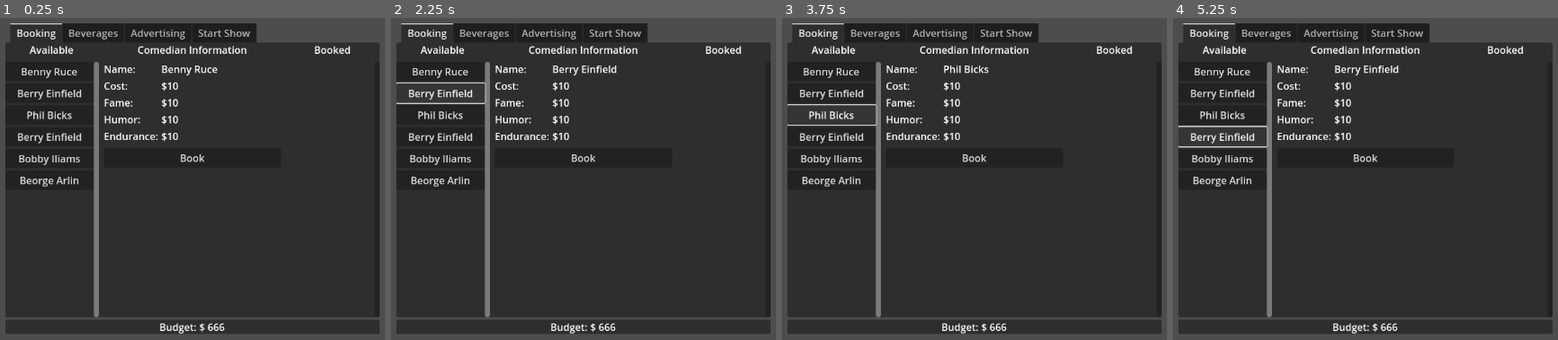
Above: before the commit, frames 1-4 (left to right).
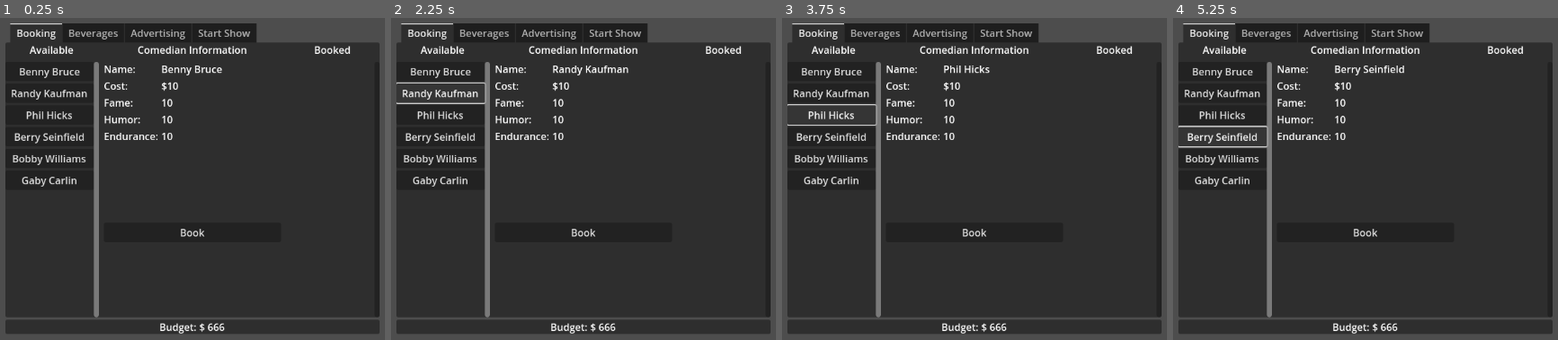
Above: after the commit, the same moments.

Repository: ChrisWhatever1980/ggj24-funny-business
Game: Godot game, scene res://tests/ui_test.tscn
The game is run twice, just before and just after one commit, with the same random seed, the same clock (stepped at 60 frames per second) and the same inputs. This scene is started directly instead of the project's main scene.
Inputs (mouse positions are in pixels of both pictures, inside the frame that each line leads up to):
- Up to frame 1 (0.25 s): no input
- Up to frame 2 (2.25 s): click (441, 72) at 0.5 s, where only the run before the commit has a clickable "Benny Ruce"; click (441, 72) at 1.25 s, where only the run after the commit has a clickable "Benny Bruce"; click (441, 92) at 2 s, where only the run before the commit has a clickable "Berry Einfield"
- Up to frame 3 (3.75 s): click (832, 92) at 2.75 s, where only the run after the commit has a clickable "Randy Kaufman"; click (832, 114) at 3.5 s, where only the run before the commit has a clickable "Phil Bicks"
- Up to frame 4 (5.25 s): click (1223, 114) at 4.25 s, where only the run after the commit has a clickable "Phil Hicks"; click (1223, 137) at 5 s, where only the run before the commit has a clickable "Berry Einfield"

The runs differ from the first frame. In frame 1, 2.0% of the frame differs, in the area x 3-58%, y 14-68%; in frame 2, 2.2%, in the area x 3-62%, y 14-68%; in frame 3, 2.0%; in frame 4, 2.0%.

Commit message:
Tweaked comedians & buy

Diff:
--- a/dev/resources/comedians/comedian_1.tres
+++ b/dev/resources/comedians/comedian_1.tres
@@ -4,7 +4,7 @@
 
 [resource]
 script = ExtResource("1_y15fb")
-name = "Bobby Iliams"
+name = "Bobby Williams"
 cost = 10
 fame = 10
 comedy = 10
--- a/dev/resources/comedians/comedian_2.tres
+++ b/dev/resources/comedians/comedian_2.tres
@@ -4,7 +4,7 @@
 
 [resource]
 script = ExtResource("1_w5ugn")
-name = "Berry Einfield"
+name = "Randy Kaufman"
 cost = 10
 fame = 10
 comedy = 10
--- a/dev/resources/comedians/comedian_3.tres
+++ b/dev/resources/comedians/comedian_3.tres
@@ -4,7 +4,7 @@
 
 [resource]
 script = ExtResource("1_8b8uj")
-name = "Berry Einfield"
+name = "Berry Seinfield"
 cost = 10
 fame = 10
 comedy = 10
--- a/dev/resources/comedians/comedian_4.tres
+++ b/dev/resources/comedians/comedian_4.tres
@@ -4,7 +4,7 @@
 
 [resource]
 script = ExtResource("1_5sill")
-name = "Beorge Arlin"
+name = "Gaby Carlin"
 cost = 10
 fame = 10
 comedy = 10
--- a/dev/resources/comedians/comedian_5.tres
+++ b/dev/resources/comedians/comedian_5.tres
@@ -4,7 +4,7 @@
 
 [resource]
 script = ExtResource("1_gb8au")
-name = "Benny Ruce"
+name = "Benny Bruce"
 cost = 10
 fame = 10
 comedy = 10
--- a/dev/resources/comedians/comedian_6.tres
+++ b/dev/resources/comedians/comedian_6.tres
@@ -4,7 +4,7 @@
 
 [resource]
 script = ExtResource("1_p25b8")
-name = "Phil Bicks"
+name = "Phil Hicks"
 cost = 10
 fame = 10
 comedy = 10
--- a/dev/scenes/laptop/booking_button.gd
+++ b/dev/scenes/laptop/booking_button.gd
@@ -15,14 +15,11 @@
 func _on_button_up():
 	if book:
 		interface.add_booked(interface.active_button.comedian)
-		# remove money
-		pass
+		GameEvents.emit_signal("change_money", -interface.active_button.comedian.cost)
 	else:
 		interface.add_available(interface.active_button.comedian)
-		# add money
-		pass
+		GameEvents.emit_signal("change_money", interface.active_button.comedian.cost)
 
 	interface.active_button.queue_free()
-
 	disabled = true
 	hide()
--- a/dev/scenes/laptop/comedian_button.gd
+++ b/dev/scenes/laptop/comedian_button.gd
@@ -17,9 +17,9 @@
 	interface.active_button = self
 	stats_container.get_node("Name").text = comedian.name
 	stats_container.get_node("Cost").text = "$" + str(comedian.cost)
-	stats_container.get_node("Fame").text = "$" + str(comedian.fame)
-	stats_container.get_node("Comedy").text = "$" + str(comedian.comedy)
-	stats_container.get_node("Endurance").text = "$" + str(comedian.endurance)
+	stats_container.get_node("Fame").text = str(comedian.fame)
+	stats_container.get_node("Comedy").text = str(comedian.comedy)
+	stats_container.get_node("Endurance").text = str(comedian.endurance)
 
 	if book:
 		book_button.set_booked(true)
--- a/dev/scenes/laptop/laptop_ui.tscn
+++ b/dev/scenes/laptop/laptop_ui.tscn
@@ -10,8 +10,8 @@
 script = ExtResource("1_tslm7")
 available_buttons = NodePath("Container/VBoxContainer/TabContainer/Booking/HBoxContainer/Comedians/ScrollContainer/Buttons")
 booked_buttons = NodePath("Container/VBoxContainer/TabContainer/Booking/HBoxContainer/Booked/ScrollContainer/Buttons")
-stats_container = NodePath("Container/VBoxContainer/TabContainer/Booking/HBoxContainer/Infos/HBoxContainer/Stats")
-book_button = NodePath("Container/VBoxContainer/TabContainer/Booking/HBoxContainer/Infos/Button")
+stats_container = NodePath("Container/VBoxContainer/TabContainer/Booking/HBoxContainer/Infos/VBoxContainer/HBoxContainer/Stats")
+book_button = NodePath("Container/VBoxContainer/TabContainer/Booking/HBoxContainer/Infos/VBoxContainer2/Button")
 start_button = NodePath("Container/VBoxContainer/TabContainer/Start Show/HBoxContainer/Start Button")
 
 [node name="Container" type="AspectRatioContainer" parent="."]
@@ -77,63 +77,71 @@
 [node name="VSplitContainer" type="VSplitContainer" parent="Container/VBoxContainer/TabContainer/Booking/HBoxContainer/Infos"]
 layout_mode = 2
 
-[node name="HBoxContainer" type="HBoxContainer" parent="Container/VBoxContainer/TabContainer/Booking/HBoxContainer/Infos"]
-layout_mode = 2
-
-[node name="Labels" type="VBoxContainer" parent="Container/VBoxContainer/TabContainer/Booking/HBoxContainer/Infos/HBoxContainer"]
+[node name="VBoxContainer" type="VBoxContainer" parent="Container/VBoxContainer/TabContainer/Booking/HBoxContainer/Infos"]
+layout_mode = 2
+
+[node name="HBoxContainer" type="HBoxContainer" parent="Container/VBoxContainer/TabContainer/Booking/HBoxContainer/Infos/VBoxContainer"]
+layout_mode = 2
+
+[node name="Labels" type="VBoxContainer" parent="Container/VBoxContainer/TabContainer/Booking/HBoxContainer/Infos/VBoxContainer/HBoxContainer"]
 layout_mode = 2
 size_flags_horizontal = 0
 
-[node name="Name" type="Label" parent="Container/VBoxContainer/TabContainer/Booking/HBoxContainer/Infos/HBoxContainer/Labels"]
+[node name="Name" type="Label" parent="Container/VBoxContainer/TabContainer/Booking/HBoxContainer/Infos/VBoxContainer/HBoxContainer/Labels"]
 layout_mode = 2
 text = "Name:"
 
-[node name="Cost" type="Label" parent="Container/VBoxContainer/TabContainer/Booking/HBoxContainer/Infos/HBoxContainer/Labels"]
+[node name="Cost" type="Label" parent="Container/VBoxContainer/TabContainer/Booking/HBoxContainer/Infos/VBoxContainer/HBoxContainer/Labels"]
 layout_mode = 2
 text = "Cost:
 "
 
-[node name="Fame" type="Label" parent="Container/VBoxContainer/TabContainer/Booking/HBoxContainer/Infos/HBoxContainer/Labels"]
+[node name="Fame" type="Label" parent="Container/VBoxContainer/TabContainer/Booking/HBoxContainer/Infos/VBoxContainer/HBoxContainer/Labels"]
 layout_mode = 2
 text = "Fame:"
 
-[node name="Comedy" type="Label" parent="Container/VBoxContainer/TabContainer/Booking/HBoxContainer/Infos/HBoxContainer/Labels"]
+[node name="Comedy" type="Label" parent="Container/VBoxContainer/TabContainer/Booking/HBoxContainer/Infos/VBoxContainer/HBoxContainer/Labels"]
 layout_mode = 2
 text = "Humor:"
 
-[node name="Endurance" type="Label" parent="Container/VBoxContainer/TabContainer/Booking/HBoxContainer/Infos/HBoxContainer/Labels"]
+[node name="Endurance" type="Label" parent="Container/VBoxContainer/TabContainer/Booking/HBoxContainer/Infos/VBoxContainer/HBoxContainer/Labels"]
 layout_mode = 2
 text = "Endurance:"
 
-[node name="Stats" type="VBoxContainer" parent="Container/VBoxContainer/TabContainer/Booking/HBoxContainer/Infos/HBoxContainer"]
+[node name="Stats" type="VBoxContainer" parent="Container/VBoxContainer/TabContainer/Booking/HBoxContainer/Infos/VBoxContainer/HBoxContainer"]
 layout_mode = 2
 size_flags_horizontal = 2
 
-[node name="Name" type="Label" parent="Container/VBoxContainer/TabContainer/Booking/HBoxContainer/Infos/HBoxContainer/Stats"]
+[node name="Name" type="Label" parent="Container/VBoxContainer/TabContainer/Booking/HBoxContainer/Infos/VBoxContainer/HBoxContainer/Stats"]
 layout_mode = 2
 text = "Comedian 1
 "
 
-[node name="Cost" type="Label" parent="Container/VBoxContainer/TabContainer/Booking/HBoxContainer/Infos/HBoxContainer/Stats"]
+[node name="Cost" type="Label" parent="Container/VBoxContainer/TabContainer/Booking/HBoxContainer/Infos/VBoxContainer/HBoxContainer/Stats"]
 layout_mode = 2
 text = "$ 10"
 
-[node name="Fame" type="Label" parent="Container/VBoxContainer/TabContainer/Booking/HBoxContainer/Infos/HBoxContainer/Stats"]
+[node name="Fame" type="Label" parent="Container/VBoxContainer/TabContainer/Booking/HBoxContainer/Infos/VBoxContainer/HBoxContainer/Stats"]
 layout_mode = 2
 text = "10"
 
-[node name="Comedy" type="Label" parent="Container/VBoxContainer/TabContainer/Booking/HBoxContainer/Infos/HBoxContainer/Stats"]
+[node name="Comedy" type="Label" parent="Container/VBoxContainer/TabContainer/Booking/HBoxContainer/Infos/VBoxContainer/HBoxContainer/Stats"]
 layout_mode = 2
 text = "10"
 
-[node name="Endurance" type="Label" parent="Container/VBoxContainer/TabContainer/Booking/HBoxContainer/Infos/HBoxContainer/Stats"]
+[node name="Endurance" type="Label" parent="Container/VBoxContainer/TabContainer/Booking/HBoxContainer/Infos/VBoxContainer/HBoxContainer/Stats"]
 layout_mode = 2
 text = "10"
 
 [node name="VSplitContainer2" type="VSplitContainer" parent="Container/VBoxContainer/TabContainer/Booking/HBoxContainer/Infos"]
 layout_mode = 2
 
-[node name="Button" parent="Container/VBoxContainer/TabContainer/Booking/HBoxContainer/Infos" instance=ExtResource("3_j5rwd")]
+[node name="VBoxContainer2" type="VBoxContainer" parent="Container/VBoxContainer/TabContainer/Booking/HBoxContainer/Infos"]
+layout_mode = 2
+size_flags_vertical = 3
+alignment = 1
+
+[node name="Button" parent="Container/VBoxContainer/TabContainer/Booking/HBoxContainer/Infos/VBoxContainer2" instance=ExtResource("3_j5rwd")]
 layout_mode = 2
 script = ExtResource("3_xcsk7")
 
